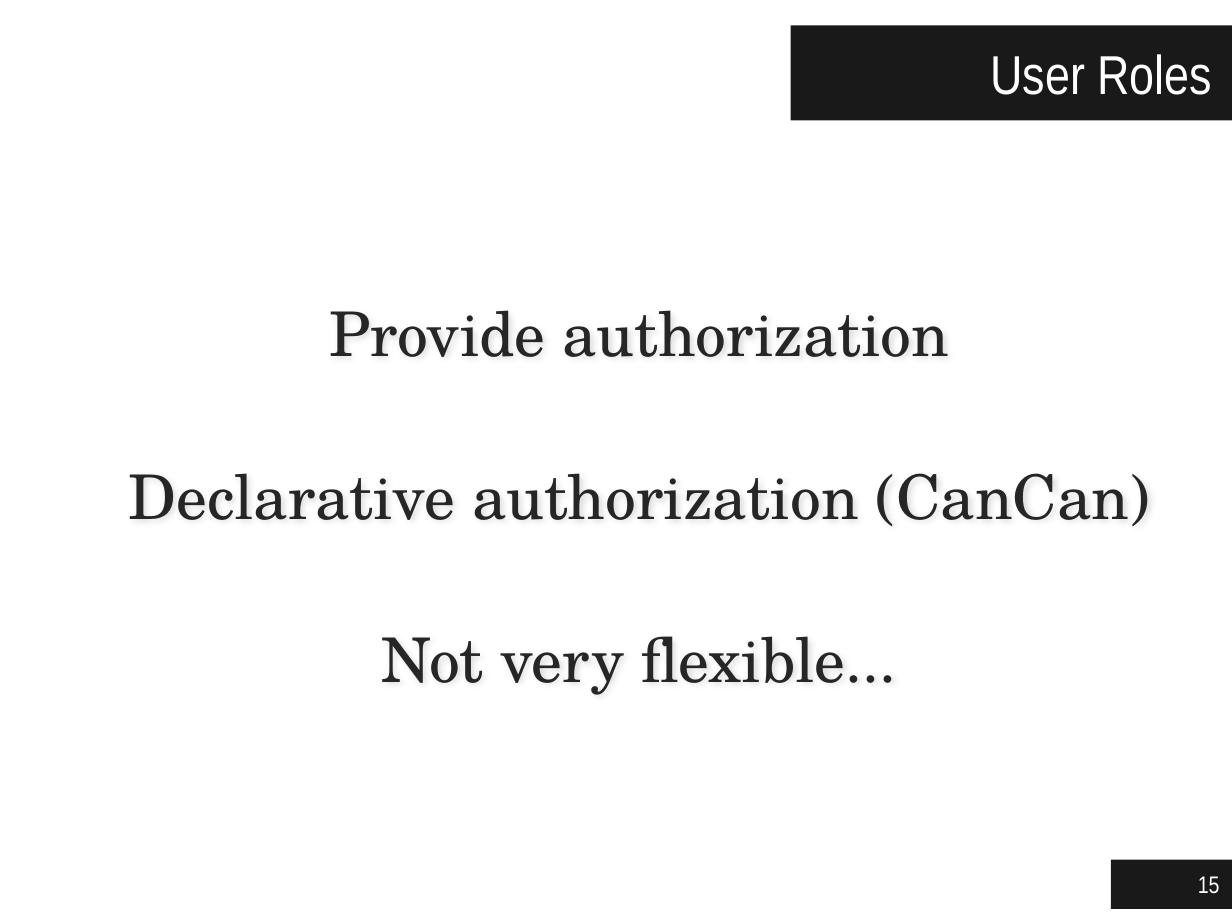
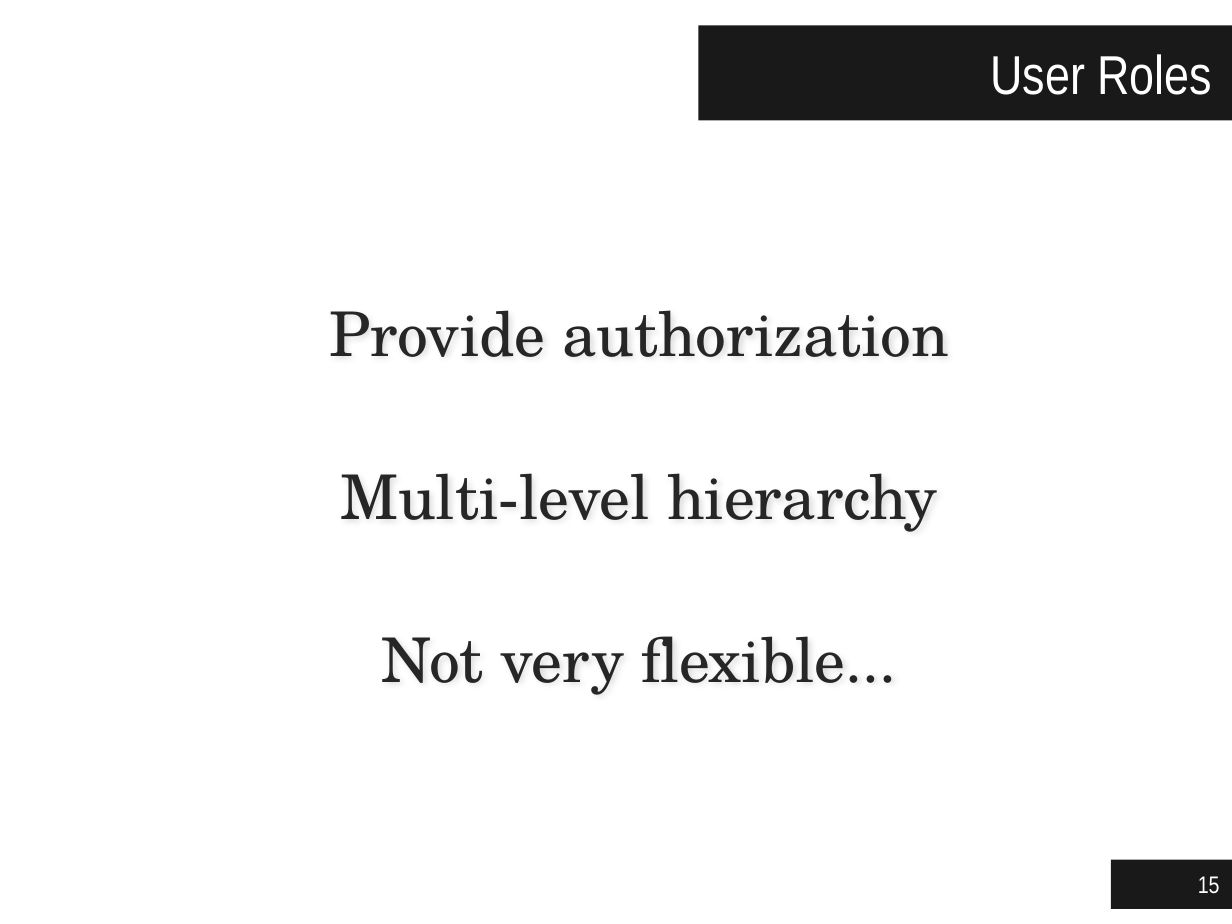
Before and after one commit to jgradim/thesis, a slide deck: slide 15 of presentations/jgradim-presentation.pptx. Drawn at 1232x924 pixels with LibreOffice and Linux fonts; fonts in the diff are those of the drawing. Boxes give left, top, right and bottom in pixels: in the first picture for what was removed or moved away, otherwise in the second. Text is boxed around its words. In the diff, an @@ line names an element or a change of style, - is before the commit and + after.

```diff
--- a/presentations/jgradim-presentation.pptx
+++ b/presentations/jgradim-presentation.pptx
@@ title "User Roles": place and size @@
-title "User Roles" at bbox=[791, 26, 1232, 121]
+title "User Roles" at bbox=[699, 26, 1232, 121]
@@ text at bbox=[340, 473, 938, 532]: text changed @@
-Declarative authorization (CanCan)
+Multi-level hierarchy
```
Also in this commit, not shown: 22 other slides changed, 7 slides added, 2 slides removed.
